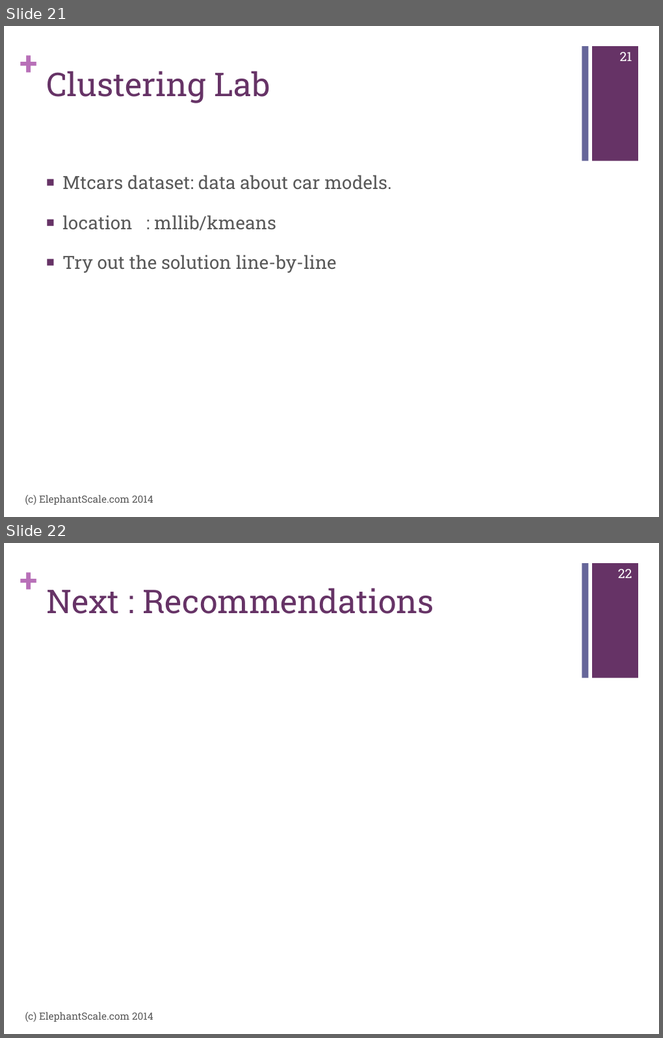
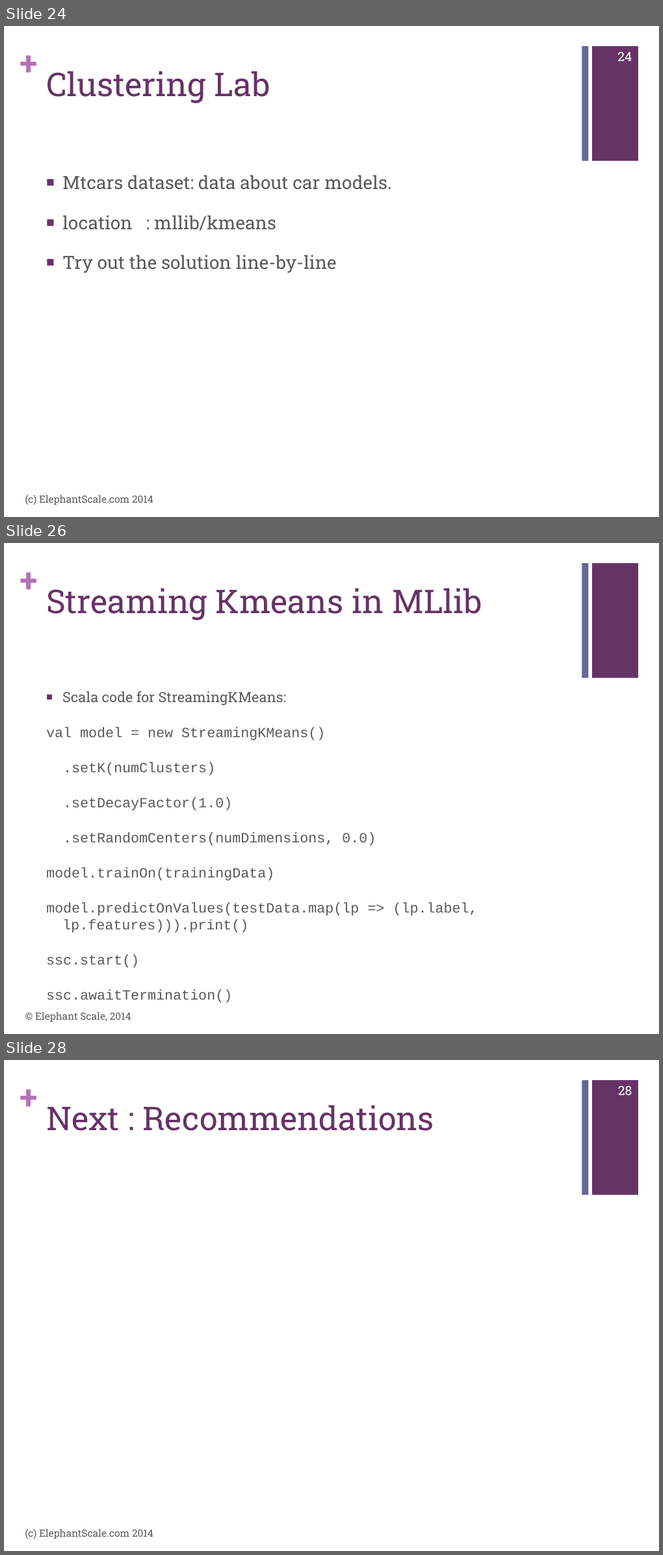
Before and after one commit to mattvinks/spark-labs, a slide deck: slides/MLLib.pptx. Shown one above the other, each under a label of ours: slides 21 and 22 before the commit, slides 24, 26 and 28 after it; the slides between them are not shown. The pictures are 663x1038 and 663x1555 pixels, drawn with LibreOffice and Linux fonts; fonts in the diff are those of the drawing. Boxes give left, top, right and bottom in pixels: in the first picture for what was removed or moved away, otherwise in the second. Text is boxed around its words. In the diff, an @@ line names an element or a change of style, - is before the commit and + after.

```diff
--- a/slides/MLLib.pptx
+++ b/slides/MLLib.pptx
@@ slide 26 added at (4,543,659,1034), background #FFFFFF; not listed: 3 template elements that a slide beside it also shows @@
@@ title added at (46,588,482,620), 36 pt, text #663366 @@
+Streaming Kmeans in MLlib
@@ text added at (46,691,478,968), 15.5 pt, text #595959 @@
+■ Scala code for StreamingKMeans:
+val model = new StreamingKMeans()
+.setK(numClusters)
+.setDecayFactor(1.0)
+.setRandomCenters(numDimensions, 0.0)
+model.trainOn(trainingData)
+model.predictOnValues(testData.map(lp => (lp.label, lp.features))).print()
+ssc.start()
+ssc.awaitTermination()
@@ text added at (35,1012,131,1022), 11 pt, text #595959 @@
+© Elephant Scale, 2014
@@ what was slide 21 is now slide 24 @@
@@ page number at (618,52,632,61): text changed @@
-21
+24
@@ what was slide 22 is now slide 28 @@
@@ page number at (618,1086,633,1095): text changed @@
-22
+28
```
Also in this commit, not shown: 1 slide changed, 5 other slides added.
